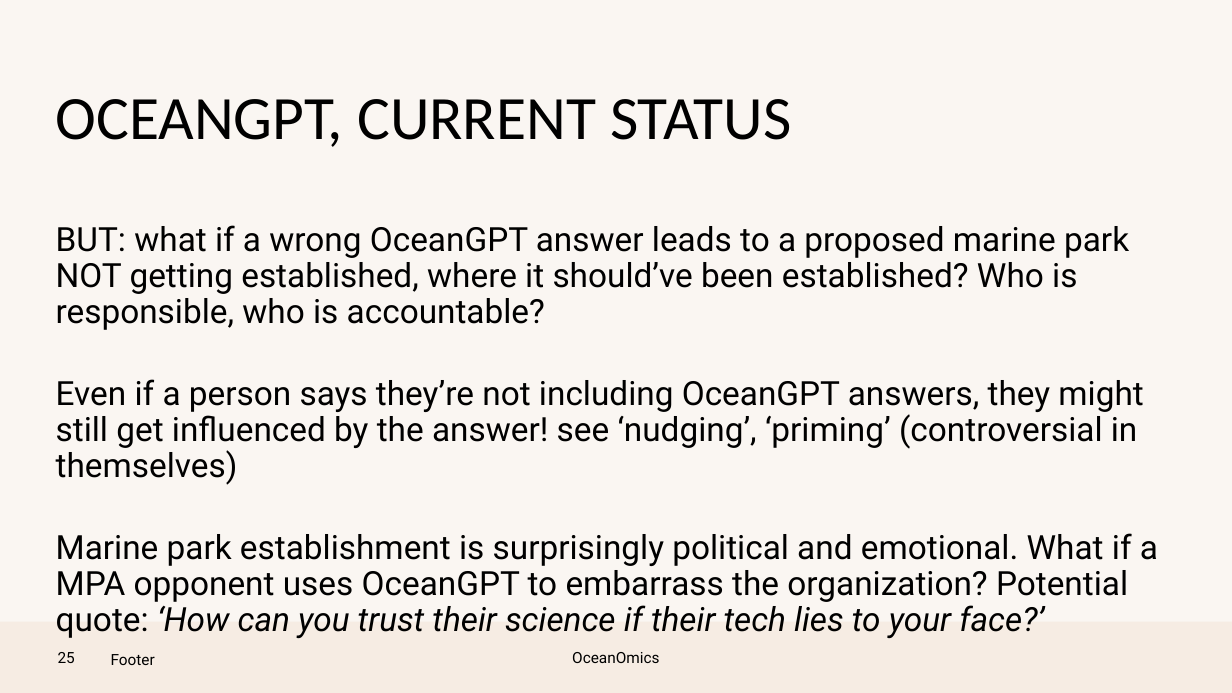
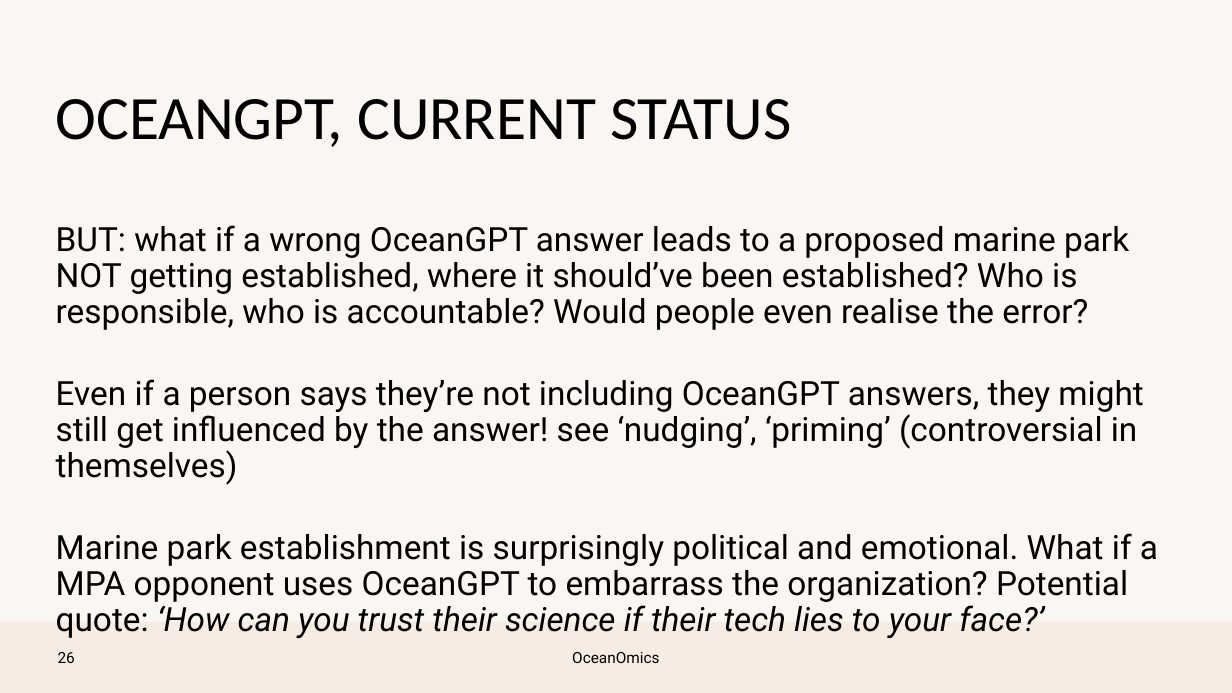
Before and after one commit to pmlg/June2023_LLM_repo, a slide deck: slide 25 of PMLG talk.pptx (slide 24 before the commit). Drawn at 1232x693 pixels with LibreOffice and Linux fonts; fonts in the diff are those of the drawing; background and template pictures are left out. Boxes give left, top, right and bottom in pixels: in the first picture for what was removed or moved away, otherwise in the second. Text is boxed around its words. In the diff, an @@ line names an element or a change of style, - is before the commit and + after.

```diff
--- a/PMLG talk.pptx
+++ b/PMLG talk.pptx
@@ text at box(56, 225, 1129, 330): text changed @@
-BUT: what if a wrong OceanGPT answer leads to a proposed marine park NOT getting established, where it should’ve been established? Who is responsible, who is accountable?
+BUT: what if a wrong OceanGPT answer leads to a proposed marine park NOT getting established, where it should’ve been established? Who is responsible, who is accountable? Would people even realise the error?
@@ page number at box(58, 652, 75, 663): text changed @@
-25
+26
@@ text removed at box(111, 654, 155, 665) @@
-Footer
```
Also in this commit, not shown: 20 other slides changed, 3 slides added, 1 slide removed.
